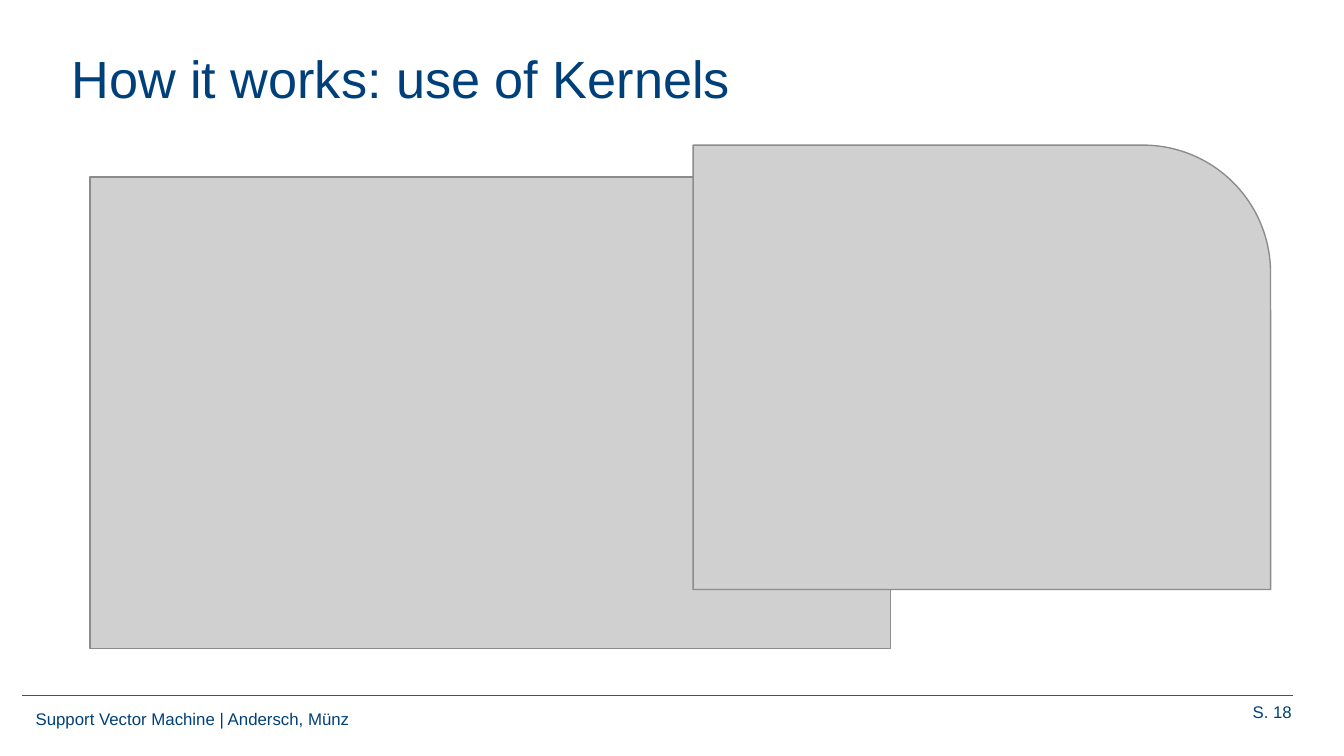
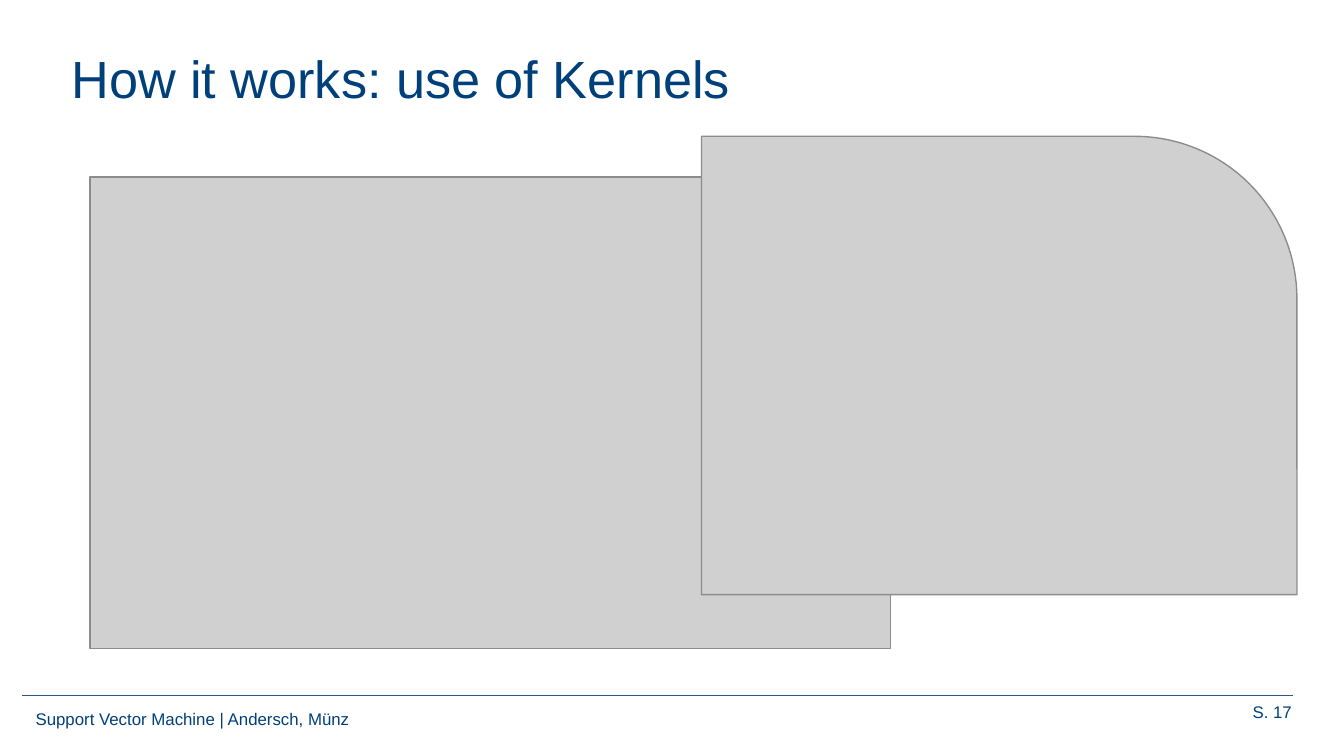
Before and after one commit to Frandersch/Statistical-Machine-Learning, a slide deck: slide 17 of Präsentation/Support Vector Machines.pptx (slide 18 before the commit). Drawn at 1344x756 pixels with LibreOffice and Linux fonts; fonts in the diff are those of the drawing; grey boxes stand for pictures; background and template pictures are left out. Boxes give left, top, right and bottom in pixels: in the first picture for what was removed or moved away, otherwise in the second. Text is boxed around its words. In the diff, an @@ line names an element or a change of style, - is before the commit and + after.

```diff
--- a/Präsentation/Support Vector Machines.pptx
+++ b/Präsentation/Support Vector Machines.pptx
@@ picture: place and size @@
-picture at (694, 145, 1271, 590)
+picture at (702, 136, 1297, 594)
@@ page number at (1253, 706, 1292, 718): text changed @@
-S. 18
+S. 17
```
Also in this commit, not shown: 7 other slides changed, 1 slide added, 3 slides removed, 19 other files.
